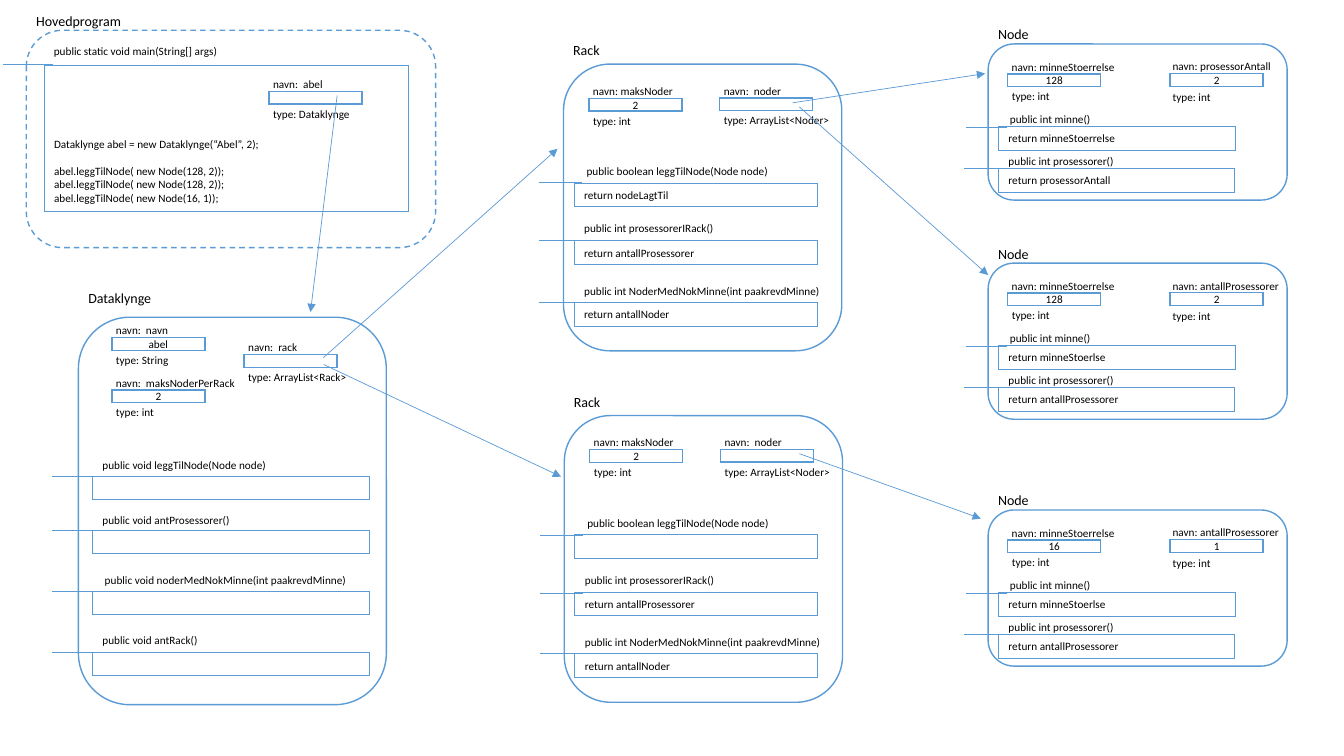
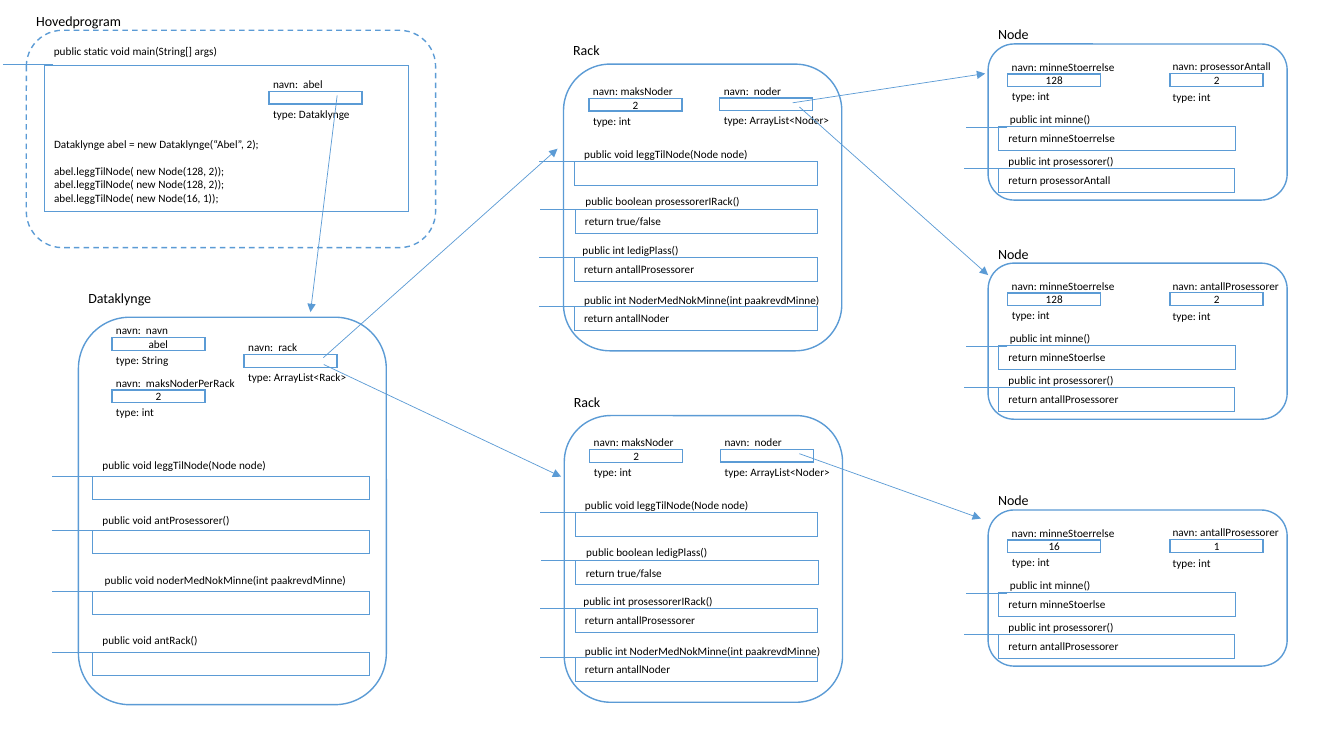
Before and after one commit to jzengler/IN1010, a slide deck: slide 1 of Oblig 1/Datastruktur.pptx. Drawn at 1344x756 pixels with LibreOffice and Linux fonts; fonts in the diff are those of the drawing. Boxes give left, top, right and bottom in pixels: in the first picture for what was removed or moved away, otherwise in the second. Text is boxed around its words. In the diff, an @@ line names an element or a change of style, - is before the commit and + after.

Commit message:
metode ledigPlass i Rack oppdatert datastruktur-skisse

```diff
--- a/Oblig 1/Datastruktur.pptx
+++ b/Oblig 1/Datastruktur.pptx
@@ line moved from (582, 182) - (539, 182) to (582, 161) - (539, 161) @@
@@ rectangle: place and size @@
-rectangle at box(575, 184, 818, 208)
+rectangle at box(575, 161, 818, 186)
@@ text at box(584, 150, 748, 162): text changed @@
-public boolean leggTilNode(Node node)
+public void leggTilNode(Node node)
@@ text in rectangle at box(584, 191, 668, 201): text removed @@
-return nodeLagtTil
@@ text added at box(585, 197, 739, 207), 8 pt, text #000000 @@
+public boolean prosessorerIRack()
@@ line added from (583, 210) to (540, 210), #5B9BD5 0.5 pt @@
@@ rectangle added at box(576, 210, 819, 234), outline #5B9BD5 0.75 pt, 8 pt, text #000000 @@
+return true/false
@@ text at box(582, 246, 678, 258): text changed @@
-public int prosessorerIRack()
+public int ledigPlass()
@@ text "public int NoderMedNokMinne(int paakrevdMinne)": place and size @@
-text "public int NoderMedNokMinne(int paakrevdMinne)" at box(584, 287, 819, 297)
+text "public int NoderMedNokMinne(int paakrevdMinne)" at box(584, 296, 819, 308)
@@ text at box(585, 501, 749, 513): text changed @@
-public boolean leggTilNode(Node node)
+public void leggTilNode(Node node)
@@ line added from (583, 512) to (540, 512), #5B9BD5 0.5 pt @@
@@ rectangle: place and size @@
-rectangle at box(575, 534, 818, 559)
+rectangle at box(576, 513, 819, 537)
@@ line moved from (583, 535) - (539, 535) to (584, 561) - (540, 561) @@
@@ rectangle added at box(576, 561, 819, 585), outline #5B9BD5 0.75 pt, 8 pt, text #000000 @@
+return true/false
@@ text added at box(586, 548, 707, 558), 8 pt, text #000000 @@
+public boolean ledigPlass()
@@ text "public int prosessorerIRack()": place and size @@
-text "public int prosessorerIRack()" at box(585, 576, 714, 586)
+text "public int prosessorerIRack()" at box(583, 597, 712, 609)
@@ 2 rectangles, 2 lines: place and size @@
-2 rectangles, 2 lines at box(539, 241, 818, 617)
+2 rectangles, 2 lines at box(539, 257, 819, 633)
@@ 2 rectangles, 2 lines: place and size @@
-2 rectangles, 2 lines at box(539, 302, 818, 679)
+2 rectangles, 2 lines at box(539, 307, 819, 683)
@@ text "public int NoderMedNokMinne(int paakrevdMinne)": place and size @@
-text "public int NoderMedNokMinne(int paakrevdMinne)" at box(585, 638, 820, 648)
+text "public int NoderMedNokMinne(int paakrevdMinne)" at box(585, 647, 820, 659)
```
Also in this commit, not shown: 8 other files.
